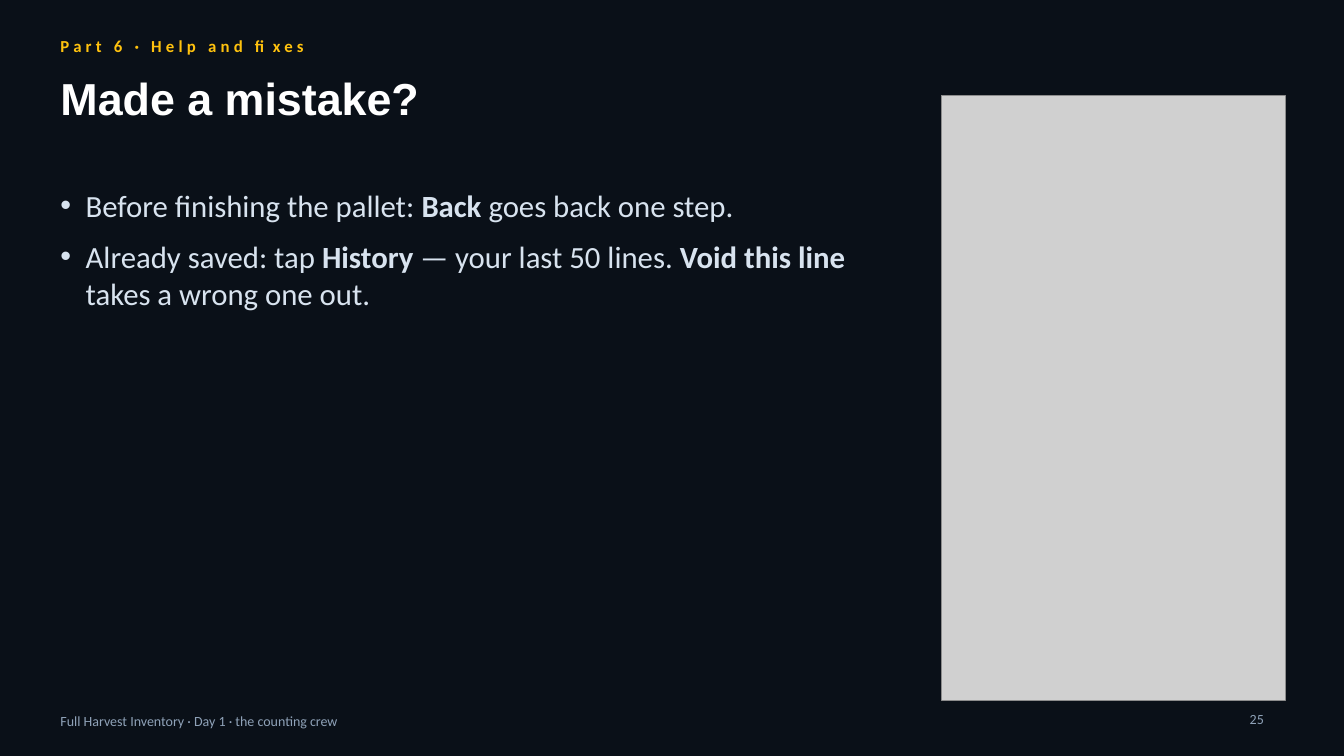
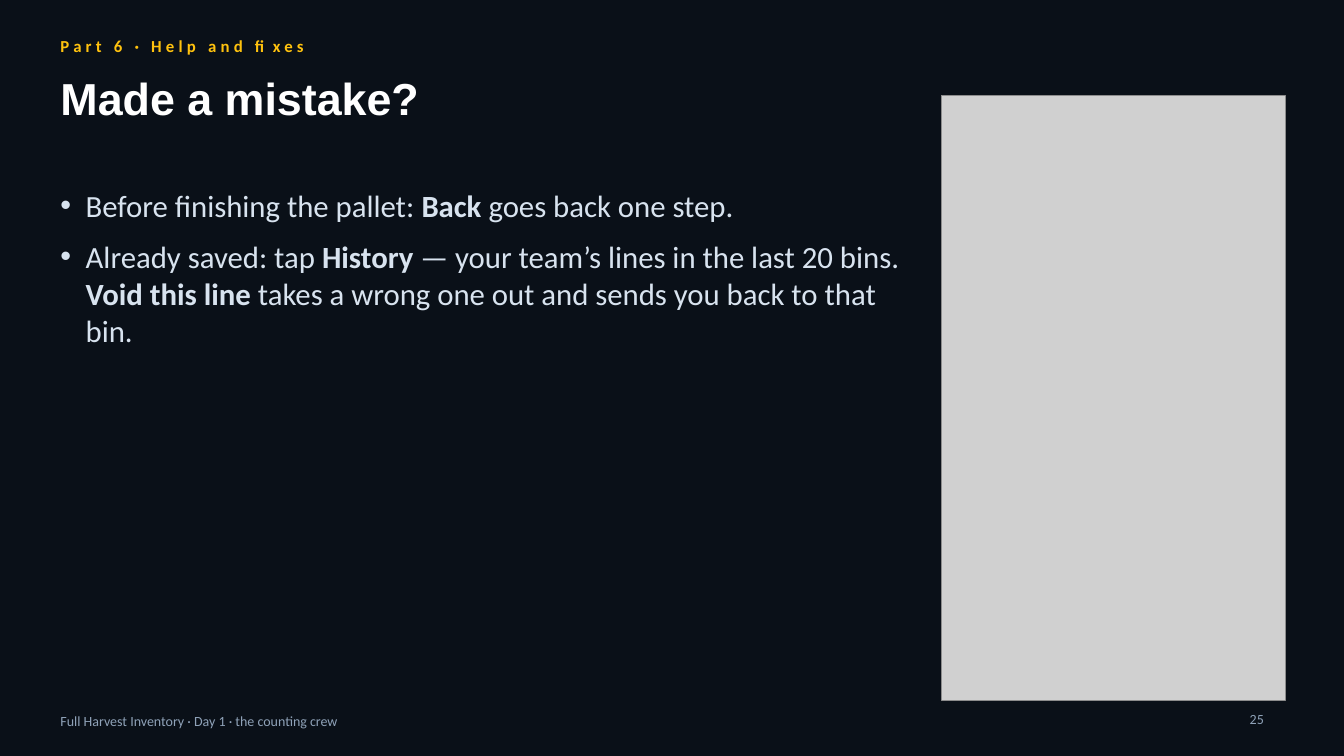
Before and after one commit to hankalf/physical-inv-app, a slide deck: slide 25 of docs/training/scanner-training-full-en.pptx. Drawn at 1344x756 pixels with LibreOffice and Linux fonts; fonts in the diff are those of the drawing; grey boxes stand for pictures. Boxes give left, top, right and bottom in pixels: in the first picture for what was removed or moved away, otherwise in the second. Text is boxed around its words. In the diff, an @@ line names an element or a change of style, - is before the commit and + after.

```diff
--- a/docs/training/scanner-training-full-en.pptx
+++ b/docs/training/scanner-training-full-en.pptx
@@ text at (x1=86, y1=246, x2=899, y2=342): text changed @@
-• Already saved: tap History — your last 50 lines. Void this line takes a wrong one out.
+• Already saved: tap History — your team’s lines in the last 20 bins. Void this line takes a wrong one out and sends you back to that bin.
```
Also in this commit, not shown: 55 other files.
